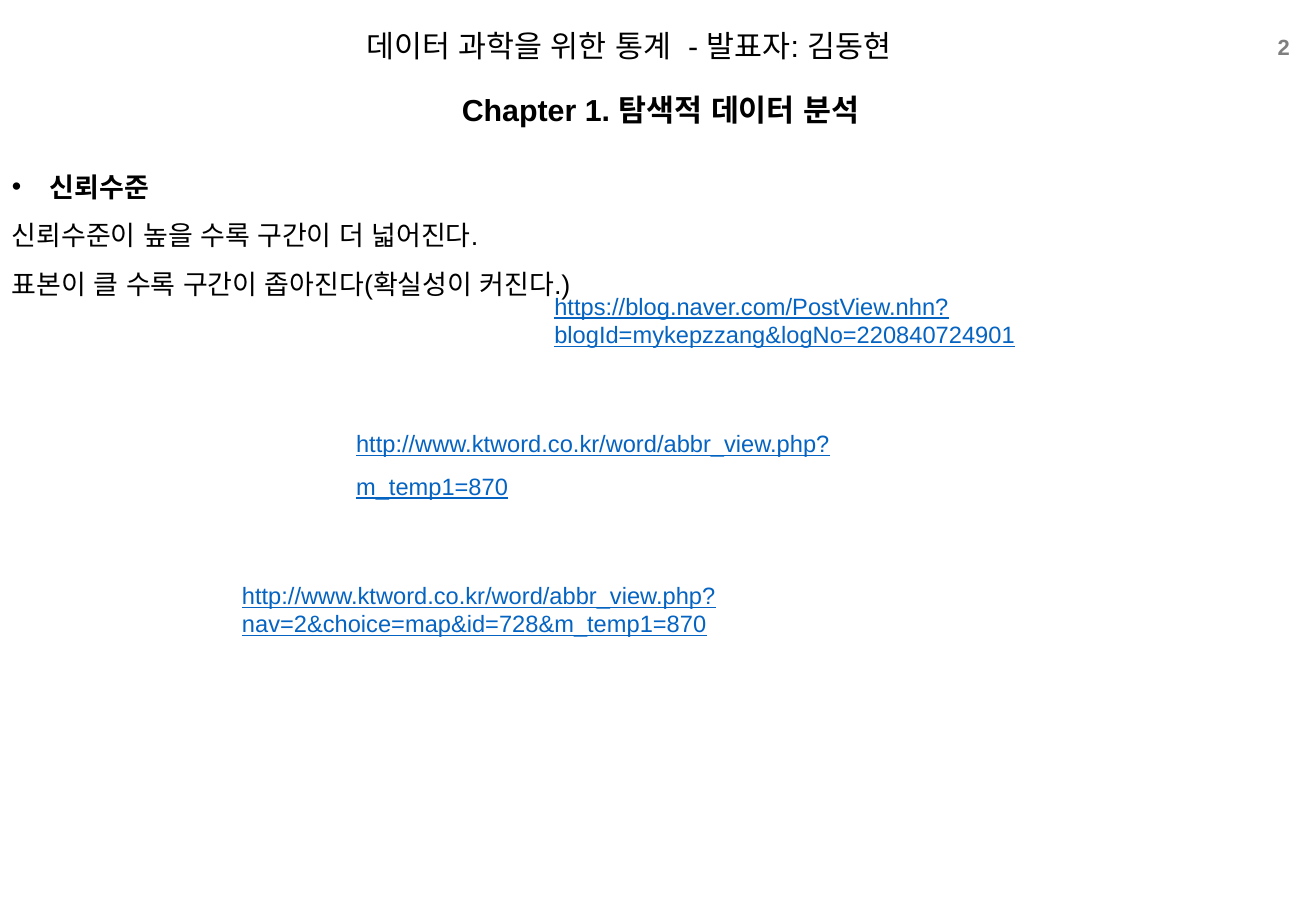
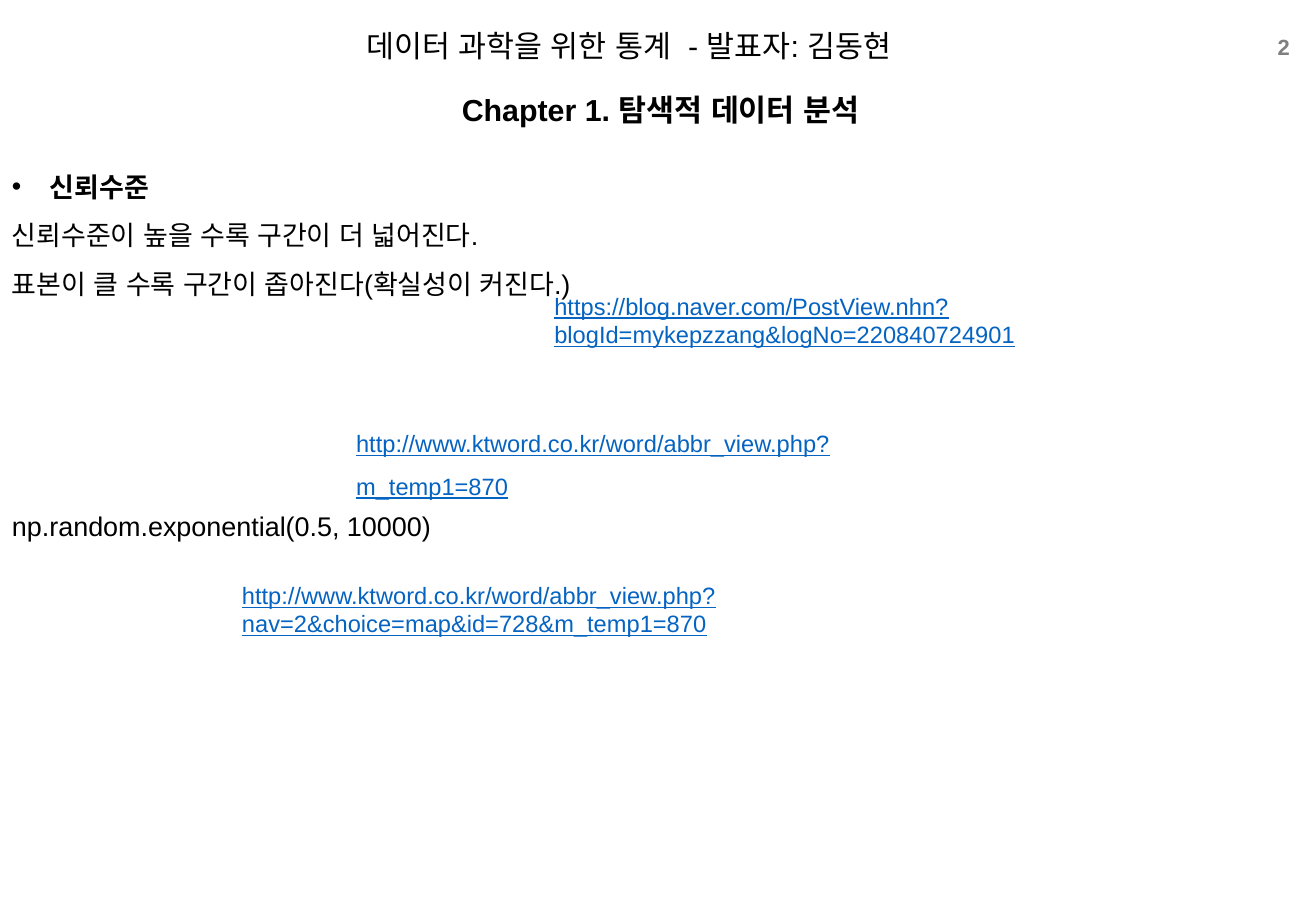
Before and after one commit to xddongx/flexink, a slide deck: slide 2 of study/ppt/[스터디]2.10푸아송_KDH.pptx. Drawn at 1316x911 pixels with LibreOffice and Linux fonts; fonts in the diff are those of the drawing; background and template pictures are left out. Boxes give left, top, right and bottom in pixels: in the first picture for what was removed or moved away, otherwise in the second. Text is boxed around its words. In the diff, an @@ line names an element or a change of style, - is before the commit and + after.

```diff
--- a/study/ppt/[스터디]2.10푸아송_KDH.pptx
+++ b/study/ppt/[스터디]2.10푸아송_KDH.pptx
@@ text at (12,516,431,541): paragraph added @@
+          np.random.exponential(0.5, 10000)
```
Also in this commit, not shown: 2 other files.
